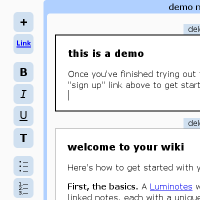
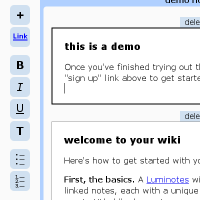
The second 200×200 image is a revision of the first. Changes to its layers:
painted on "Pasted Layer#1" over bbox(10, 0, 200, 200)
painted on "Background copy" over bbox(10, 0, 200, 200)
